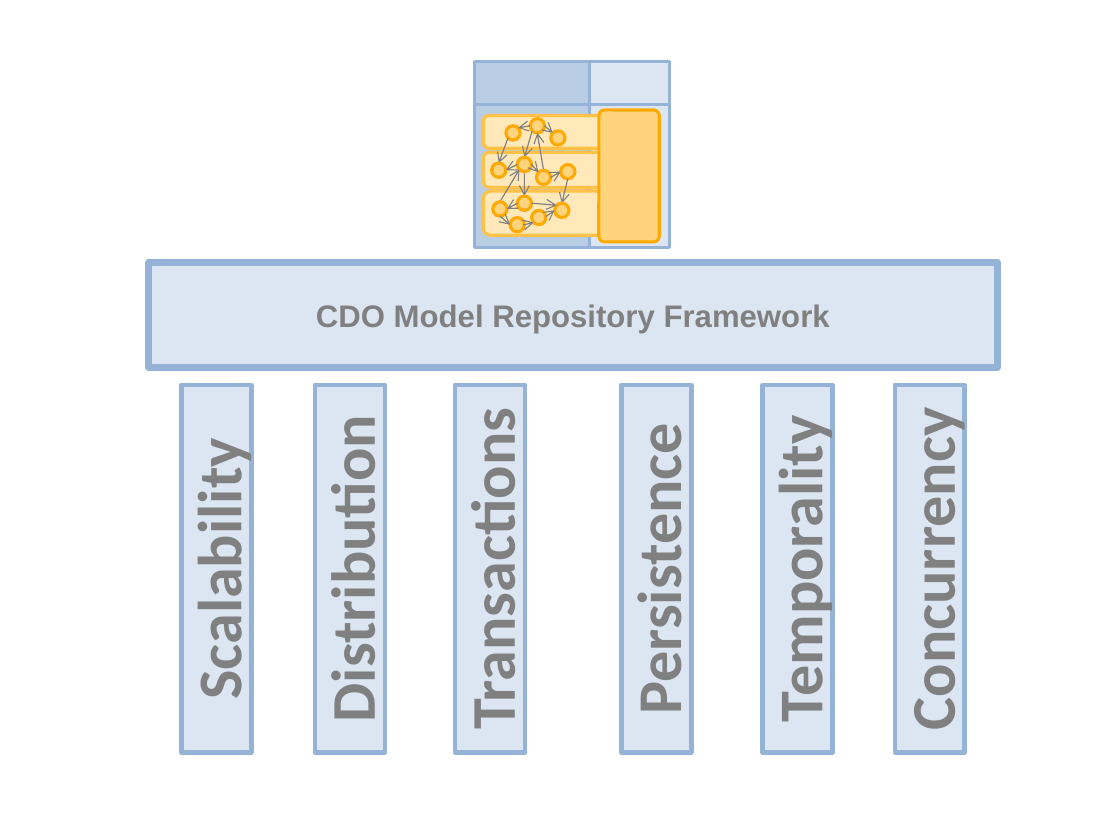
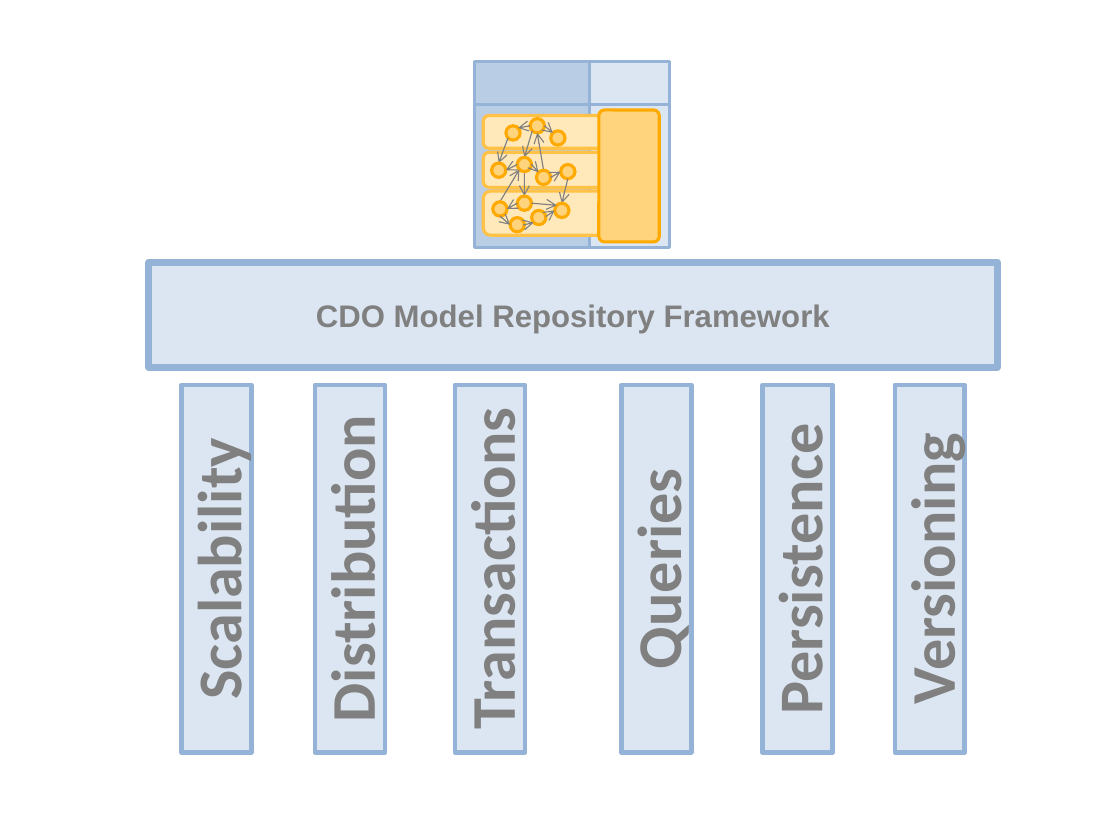
Before and after one commit to eclipse-cdo/cdo.www, a slide deck: slide 4 of documentation/presentations/EclipseCon_2009/CDO_EclipseCon_2009.pptx (slide 3 before the commit). Drawn at 1120x840 pixels with LibreOffice and Linux fonts; fonts in the diff are those of the drawing; background and template pictures are left out. Boxes give left, top, right and bottom in pixels: in the first picture for what was removed or moved away, otherwise in the second. Text is boxed around its words. In the diff, an @@ line names an element or a change of style, - is before the commit and + after.

```diff
--- a/documentation/presentations/EclipseCon_2009/CDO_EclipseCon_2009.pptx
+++ b/documentation/presentations/EclipseCon_2009/CDO_EclipseCon_2009.pptx
@@ rectangle added at [622, 385, 692, 753], fill #DCE6F2, outline #95B3D7 3 pt, 40 pt, text #808080, bold @@
+Queries
@@ rectangle "Persistence": place and size @@
-rectangle "Persistence" at [622, 385, 692, 753]
+rectangle "Persistence" at [763, 385, 833, 753]
@@ rectangle removed at [763, 385, 833, 753] @@
-Temporality
@@ text in rectangle at [896, 460, 972, 695]: text changed @@
-Concurrency
+Versioning
```
Also in this commit, not shown: 8 other slides changed, 8 slides added.
